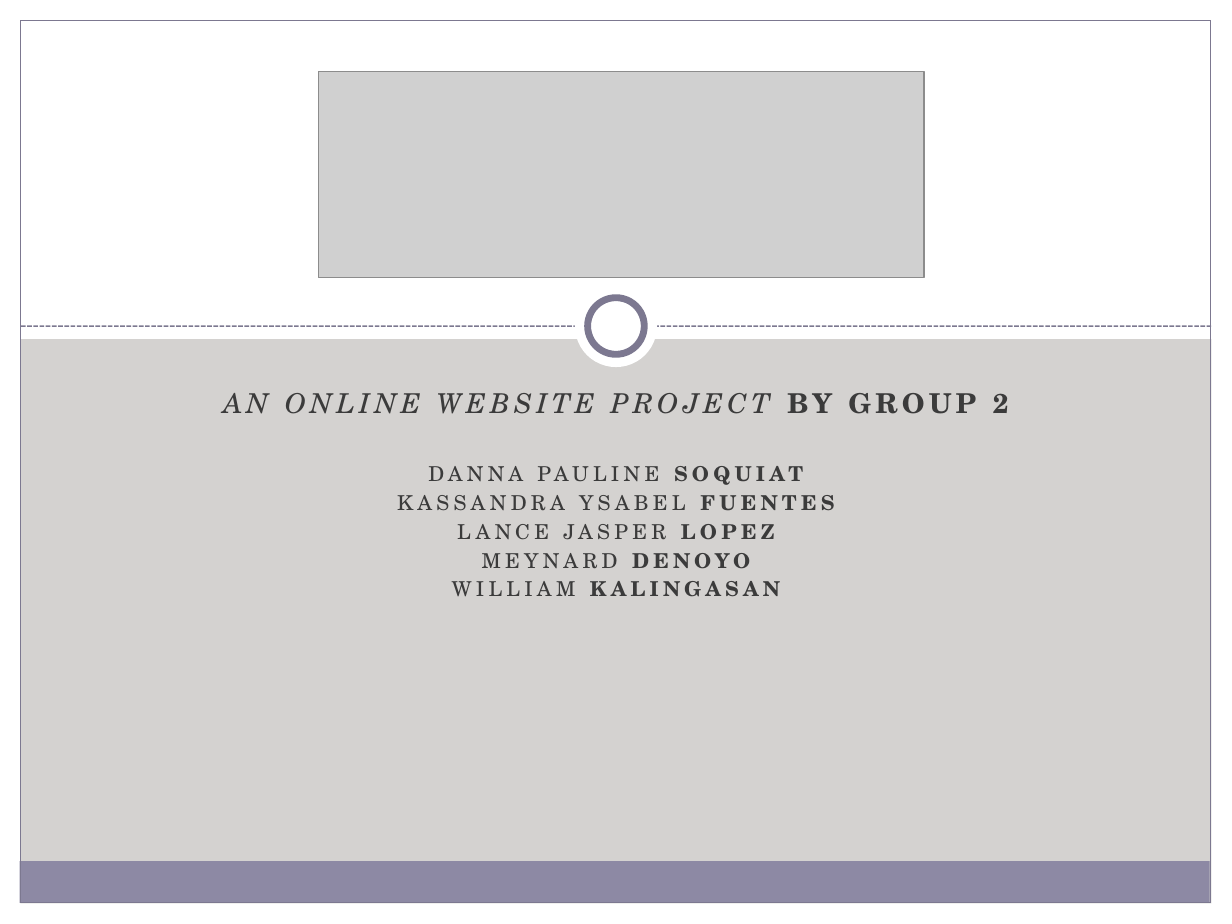
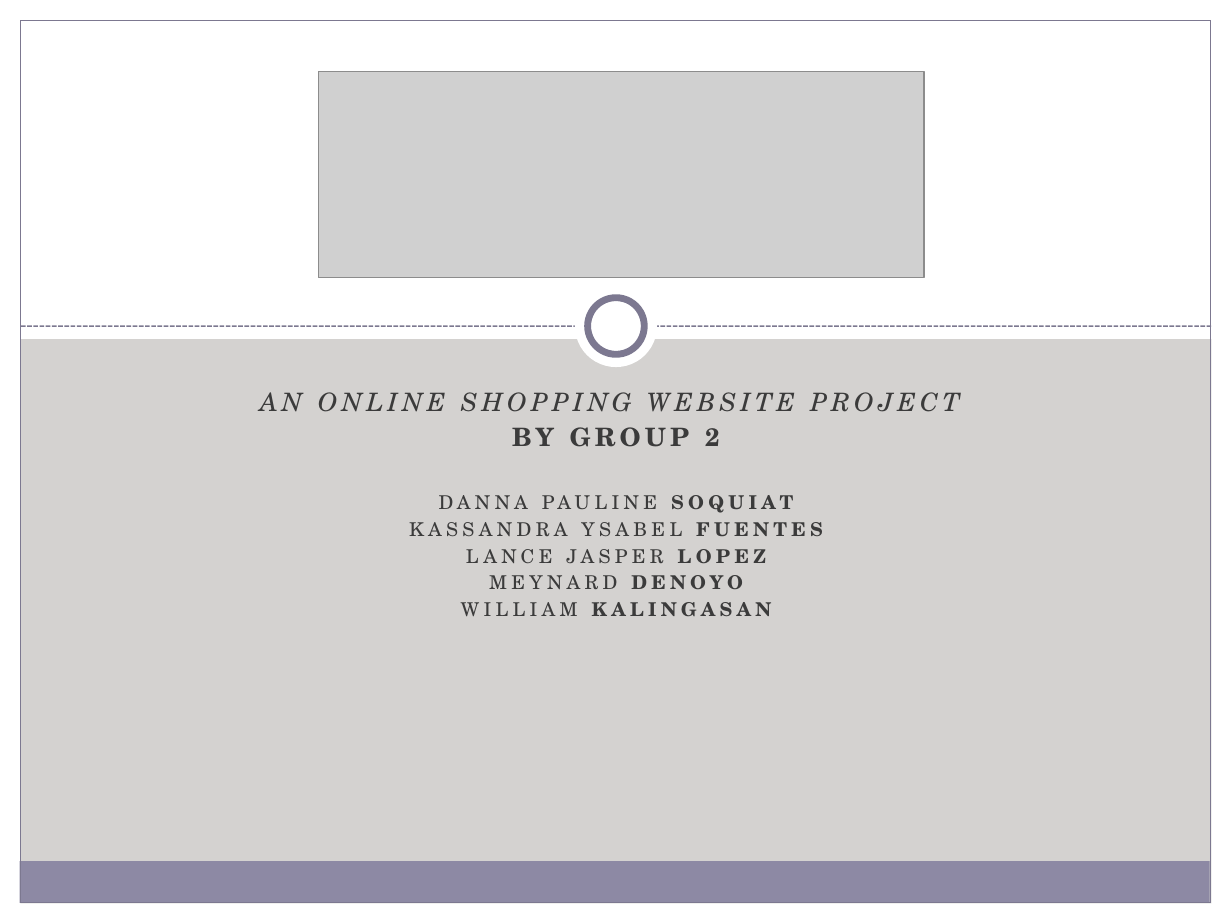
Before and after one commit to MNLBC/Group2Projects, a slide deck: slide 1 of 7. Group Project/W6D5_Project/Powerpoint/Watch Me Whip.pptx. Drawn at 1232x924 pixels with LibreOffice and Linux fonts; fonts in the diff are those of the drawing; grey boxes stand for pictures. Boxes give left, top, right and bottom in pixels: in the first picture for what was removed or moved away, otherwise in the second. Text is boxed around its words. In the diff, an @@ line names an element or a change of style, - is before the commit and + after.

Commit message:
Edit powerpoint

```diff
--- a/7. Group Project/W6D5_Project/Powerpoint/Watch Me Whip.pptx
+++ b/7. Group Project/W6D5_Project/Powerpoint/Watch Me Whip.pptx
@@ subtitle at (x1=260, y1=392, x2=960, y2=447): text changed; size 16 to 14.8 pt @@
-AN ONLINE WEBSITE PROJECT BY GROUP 2
+AN ONLINE SHOPPING WEBSITE PROJECT
+BY GROUP 2
@@ subtitle at (x1=409, y1=522, x2=823, y2=616): size 12 to 11.1 pt in "DANNA PAULINE SOQUIAT", "KASSANDRA YSABEL FUENTES", "LANCE JASPER LOPEZ", "MEYNARD DENOYO" and 1 more places @@
```
